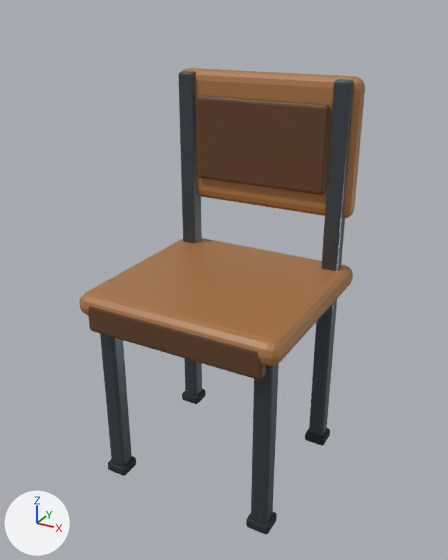
Renders of the glTF model public/assets/3d/chair.glb from each side of a commit.
The view is the same before and after, from a 50 mm lens placed at (0.601, -1.089, 1.013), pointed at (0.006, -0.005, 0.471). Arrows for +X, +Y and +Z are at lower left; the lights stay in place. The picture after the commit comes second. Where no turn or scale is listed for an object, it has been applied to the vertices. Vertices at exactly the same position are counted once.

Names of what the first picture shows: 'BackRest', 'BackRestInset', 'BackSupport1', 'BackSupport2', 'ChairFoot1', 'ChairFoot2', 'ChairFoot3', 'ChairFoot4', 'ChairLeg1', 'ChairLeg2', 'ChairLeg3', 'ChairLeg4', 'Seat', 'SeatFrontEdge'.
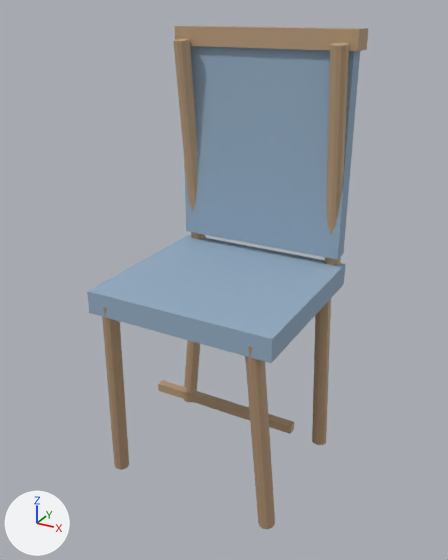
Patch to the scene script:
```diff
--- a/public/assets/3d/chair.glb.py
+++ b/public/assets/3d/chair.glb.py
@@ me_cube @@
 # used by ob_seat; parent = ob_ts_chair_root; location = (0.0, 0.0, 0.446)
-me_cube.from_pydata(...)  # 96 vertices, 188 faces; spans x -0.23..0.23, y -0.22..0.22, z -0.026..0.026
-me_cube.materials.append(mat_chairwarmoak)  # brown #aa7645
+me_cube.from_pydata(...)  # 8 vertices, 12 faces; spans x -0.5..0.5, y -0.5..0.5, z -0.5..0.5
+# me_cube part 1: the whole mesh is rebuilt
+me_cube.materials.append(mat_chairseatfabric)  # greyish blue #95adc4
@@ ob_backrest @@
-ob_backrest = bpy.data.objects.new('BackRest', me_cube_002)
@@ ob_backrestinset @@
-ob_backrestinset = bpy.data.objects.new('BackRestInset', me_cube_003)
@@ ob_backsupport1 @@
-ob_backsupport1 = bpy.data.objects.new('BackSupport1', me_cube_012)
@@ ob_backsupport2 @@
-ob_backsupport2 = bpy.data.objects.new('BackSupport2', me_cube_013)
@@ ob_chairfoot1 @@
-ob_chairfoot1 = bpy.data.objects.new('ChairFoot1', me_cube_005)
@@ ob_chairfoot2 @@
-ob_chairfoot2 = bpy.data.objects.new('ChairFoot2', me_cube_007)
@@ ob_chairfoot3 @@
-ob_chairfoot3 = bpy.data.objects.new('ChairFoot3', me_cube_009)
@@ ob_chairfoot4 @@
-ob_chairfoot4 = bpy.data.objects.new('ChairFoot4', me_cube_011)
@@ ob_chairleg1 @@
-ob_chairleg1 = bpy.data.objects.new('ChairLeg1', me_cube_004)
@@ ob_chairleg2 @@
-ob_chairleg2 = bpy.data.objects.new('ChairLeg2', me_cube_006)
@@ ob_chairleg3 @@
-ob_chairleg3 = bpy.data.objects.new('ChairLeg3', me_cube_008)
@@ ob_chairleg4 @@
-ob_chairleg4 = bpy.data.objects.new('ChairLeg4', me_cube_010)
@@ ob_seat @@
 ob_seat.parent = ob_ts_chair_root
-ob_seat.location = (0.0, 0.0, 0.446)
+ob_seat.location = (0.0, 0.0, 0.45)
+ob_seat.scale = (0.42, 0.4, 0.05)
@@ ob_seatfrontedge @@
-ob_seatfrontedge = bpy.data.objects.new('SeatFrontEdge', me_cube_001)
@@ ob_chair_stretcher @@
+ob_chair_stretcher = bpy.data.objects.new('Chair_Stretcher', me_cube_003_1)  # a box spanning x -0.18..0.18, y -0.01..0.01, z -0.01..0.01; in mat_chairframewood (beige #bc9e7c)
+ob_chair_stretcher.location = (0.0, 0.0, 0.14)
@@ ob_chair_leg__0_18__0_17 @@
+ob_chair_leg__0_18__0_17 = bpy.data.objects.new('Chair_Leg_-0.18_-0.17', me_cylinder_002)  # 24 vertices, 44 faces; spans x -0.031..0.031, y -0.031..0.031, z -0.226..0.226; in mat_chairlegwood (beige #b39576)
+ob_chair_leg__0_18__0_17.location = (-0.18, -0.17, 0.225)
@@ ob_chair_leg__0_18_0_17 @@
+ob_chair_leg__0_18_0_17 = bpy.data.objects.new('Chair_Leg_-0.18_0.17', me_cylinder_003)  # 24 vertices, 44 faces; spans x -0.031..0.031, y -0.031..0.031, z -0.226..0.226; in mat_chairlegwood (beige #b39576)
+ob_chair_leg__0_18_0_17.location = (-0.18, 0.17, 0.225)
@@ ob_chair_leg_0_18__0_17 @@
+ob_chair_leg_0_18__0_17 = bpy.data.objects.new('Chair_Leg_0.18_-0.17', me_cylinder_004)  # 24 vertices, 44 faces; spans x -0.031..0.031, y -0.031..0.031, z -0.226..0.226; in mat_chairlegwood (beige #b39576)
+ob_chair_leg_0_18__0_17.location = (0.18, -0.17, 0.225)
@@ ob_chair_leg_0_18_0_17 @@
+ob_chair_leg_0_18_0_17 = bpy.data.objects.new('Chair_Leg_0.18_0.17', me_cylinder_005)  # 24 vertices, 44 faces; spans x -0.031..0.031, y -0.031..0.031, z -0.226..0.226; in mat_chairlegwood (beige #b39576)
+ob_chair_leg_0_18_0_17.location = (0.18, 0.17, 0.225)
@@ ob_chair_backrestcap @@
+ob_chair_backrestcap = bpy.data.objects.new('Chair_BackrestCap', me_cube_002_1)  # a box spanning x -0.21..0.21, y -0.03..0.03, z -0.02..0.02; in mat_chairframewood (beige #bc9e7c)
+ob_chair_backrestcap.location = (0.0, 0.19, 0.955)
@@ ob_chair_backrest @@
+ob_chair_backrest = bpy.data.objects.new('Chair_Backrest', me_cube_001_1)  # a box spanning x -0.2..0.2, y -0.02..0.02, z -0.225..0.225; in mat_chairseatfabric (greyish blue #95adc4)
+ob_chair_backrest.location = (0.0, 0.19, 0.72)
@@ ob_chair_backpost__0_18 @@
+ob_chair_backpost__0_18 = bpy.data.objects.new('Chair_BackPost_-0.18', me_cylinder)  # 24 vertices, 44 faces; spans x -0.018..0.018, y -0.048..0.048, z -0.25..0.25; in mat_chairframewood (beige #bc9e7c)
+ob_chair_backpost__0_18.location = (-0.18, 0.17, 0.7)
@@ ob_chair_backpost_0_18 @@
+ob_chair_backpost_0_18 = bpy.data.objects.new('Chair_BackPost_0.18', me_cylinder.copy())
+ob_chair_backpost_0_18.location = (0.18, 0.17, 0.7)
```

Where the change shows, as pixel boxes [x1, y1, x2, y2] in the pictures (448 x 560 px):
'Chair_Backrest', added
    after: [184, 46, 360, 260]
'Seat', reshaped, moved, rescaled, recoloured
    before: [79, 238, 353, 366]
    after: [87, 235, 346, 363]
'BackRestInset', deleted (brown)
    before: [196, 95, 330, 195]
'BackRest', deleted (brown)
    before: [182, 68, 365, 218]
'SeatFrontEdge', deleted (brown)
    before: [88, 306, 266, 380]
'Chair_BackrestCap', added (beige)
    after: [175, 26, 368, 51]
'BackSupport2', deleted
    before: [321, 79, 354, 271]
'ChairLeg2', deleted
    before: [251, 363, 279, 524]
'Chair_BackPost_0.18', added (beige)
    after: [325, 42, 349, 265]
'Chair_Leg_0.18_-0.17', added (beige)
    after: [245, 346, 275, 529]
'BackSupport1', deleted
    before: [178, 71, 202, 243]
'ChairLeg1', deleted
    before: [100, 334, 132, 466]
'Chair_BackPost_-0.18', added (beige)
    after: [173, 38, 206, 239]
'Chair_Leg_-0.18_-0.17', added (beige)
    after: [102, 307, 129, 470]
'ChairLeg4', deleted
    before: [309, 299, 337, 436]
'Chair_Leg_0.18_0.17', added (beige)
    after: [312, 299, 331, 445]
'Chair_Stretcher', added (beige)
    after: [158, 380, 294, 434]
'Chair_Leg_-0.18_0.17', added (beige)
    after: [184, 340, 200, 402]
'ChairLeg3', deleted
    before: [184, 358, 202, 396]
'ChairFoot2', deleted
    before: [246, 512, 277, 535]
'ChairFoot1', deleted
    before: [108, 456, 136, 476]
'ChairFoot4', deleted
    before: [305, 428, 330, 445]
'ChairFoot3', deleted
    before: [182, 389, 206, 404]
